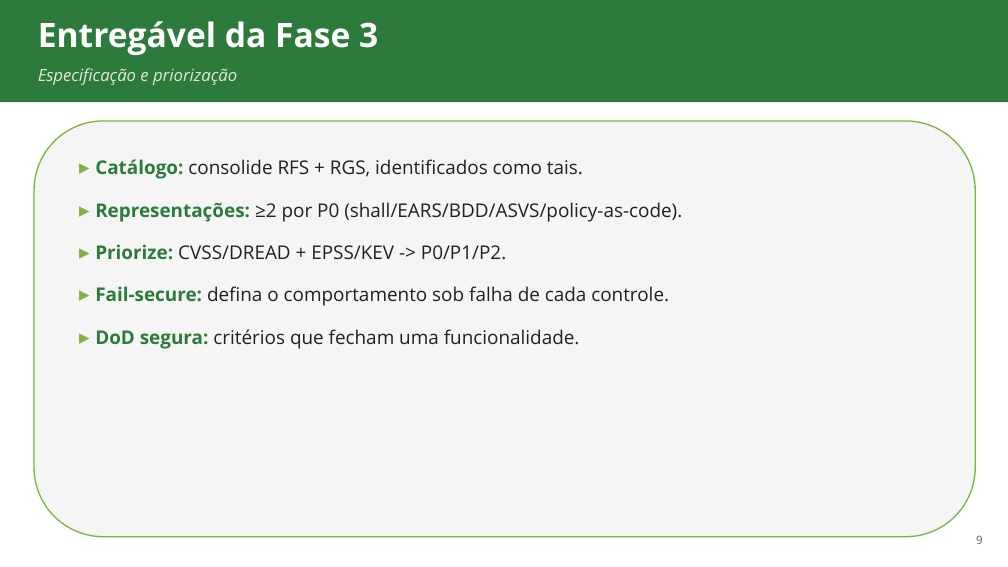
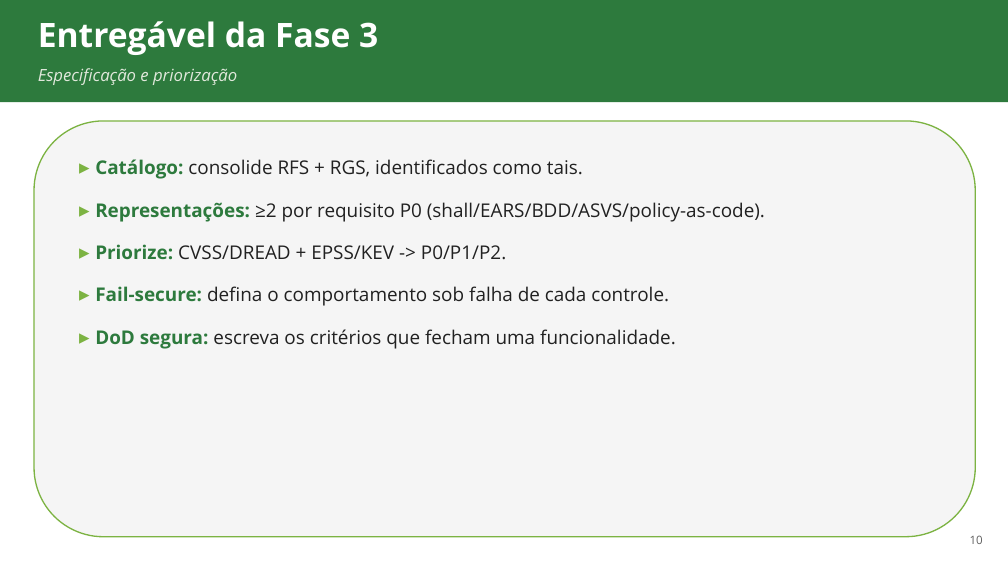
Before and after one commit to ads-sapucaia-ssc/SSC, a slide deck: slide 10 of aulas/aula-05-projeto-seguro.pptx (slide 9 before the commit). Drawn at 1008x567 pixels with LibreOffice and Linux fonts; fonts in the diff are those of the drawing. Boxes give left, top, right and bottom in pixels: in the first picture for what was removed or moved away, otherwise in the second. Text is boxed around its words. In the diff, an @@ line names an element or a change of style, - is before the commit and + after.

```diff
--- a/aulas/aula-05-projeto-seguro.pptx
+++ b/aulas/aula-05-projeto-seguro.pptx
@@ text at (95,202,765,222): text changed @@
-▸ Representações: ≥2 por P0 (shall/EARS/BDD/ASVS/policy-as-code).
+▸ Representações: ≥2 por requisito P0 (shall/EARS/BDD/ASVS/policy-as-code).
@@ text at (95,329,676,349): text changed @@
-▸ DoD segura: critérios que fecham uma funcionalidade.
+▸ DoD segura: escreva os critérios que fecham uma funcionalidade.
@@ text at (970,535,983,544): text changed @@
-9
+10
```
Also in this commit, not shown: 4 other slides changed, 1 slide added, 10 other files.
